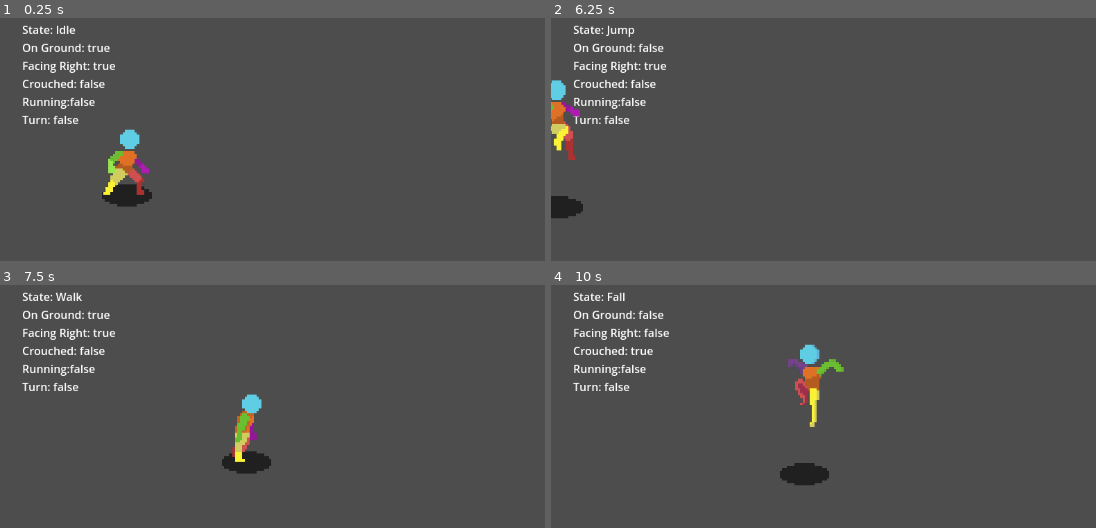
Above: before the commit, frames 1-4 (two rows, left to right).
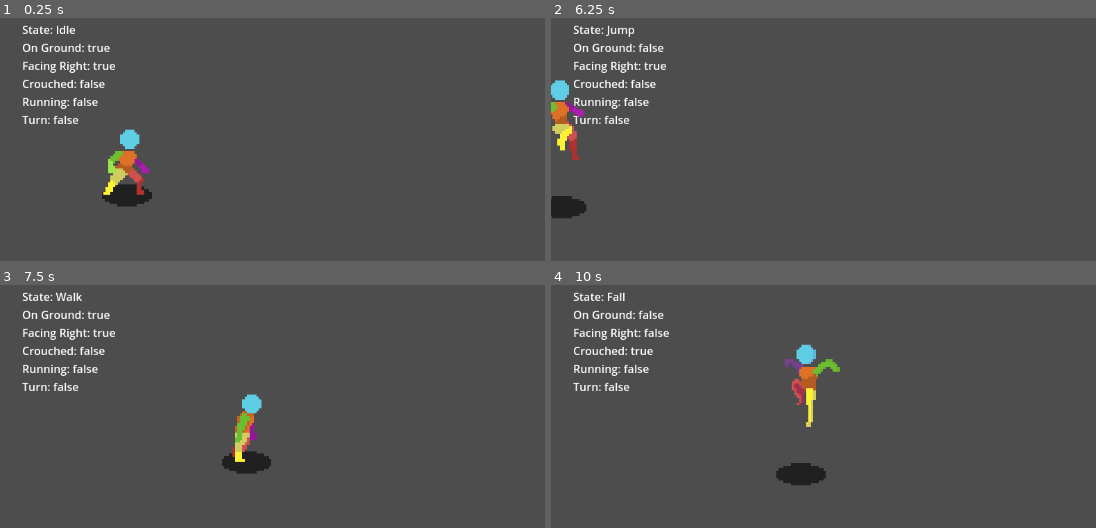
Above: after the commit, the same moments.

Repository: SebiB24/ComplexCharacter
Game: Godot game, scene res://scenes/world.tscn
Same seed, same stepped clock (60 frames per second), same inputs: the game is played once before the commit and once after it.
Inputs:
- Up to frame 1 (0.25 s): no input
- Up to frame 2 (6.25 s): hold Right (move_right) 0.53-1.28 s; hold Ctrl (crouch) 0.53-1.28 s; tap Space (jump) at 0.77, 1.52, 3.02, 3.77, 4.52, 6.02 s; tap Shift (run) at 0.8, 1.35, 2.3, 2.85, 3.8, 4.35, 5.3, 5.85 s; hold Down (move_down) 1.28-2.03 s; tap Ctrl (crouch) every 1.5 s from 1.55 to 6.05 s; hold Right (move_right) 2.03-2.78 s; hold Ctrl (crouch) 2.03-2.78 s; hold Up (move_up) 2.78-3.53 s; hold Ctrl (crouch) 3.53-4.28 s; hold Left (move_left) 3.53-5.03 s; hold Down (move_down) 5.03-5.78 s; hold Ctrl (crouch) 5.03-5.78 s; hold Right (move_right) from 5.78 s (still down)
- Up to frame 3 (7.5 s): release Right (move_right) at 6.53 s; hold Up (move_up) 6.53-7.28 s; hold Ctrl (crouch) 6.53-7.28 s; tap Space (jump) at 6.77 s; tap Shift (run) at 6.8, 7.35 s; hold Right (move_right) from 7.28 s (still down)
- Up to frame 4 (10 s): tap Space (jump) at 7.52, 9.02, 9.77 s; tap Ctrl (crouch) at 7.55, 9.05 s; release Right (move_right) at 8.03 s; hold Down (move_down) 8.03-8.78 s; hold Ctrl (crouch) 8.03-8.78 s; tap Shift (run) at 8.3, 8.85, 9.8 s; hold Left (move_left) 8.78-9.53 s; hold Up (move_up) from 9.53 s (still down); hold Ctrl (crouch) from 9.53 s (still down)

The runs differ from the first frame. In frame 1, 0.1% of the frame differs, in the area x 12-18%, y 32-37%; in frame 2, 0.8%; in frame 3, 0.1%; in frame 4, 1.1%, in the area x 12-54%, y 24-83%.

Commit message:
commit - fixed idle jump bugs + added land animation

Diff:
--- a/scenes/knight.tscn
+++ b/scenes/knight.tscn
@@ -7,6 +7,7 @@
 [ext_resource type="Texture2D" uid="uid://cv5im58up0o5f" path="res://resources/2D-Pixel-Art-Character-Template/Jump/player new jump 48x48.png" id="6_oi1vv"]
 [ext_resource type="Texture2D" uid="uid://cyjmrmccjwauu" path="res://resources/2D-Pixel-Art-Character-Template/Idle/Player Idle 48x48.png" id="7_oi1vv"]
 [ext_resource type="Texture2D" uid="uid://dgjn64e5u4i6v" path="res://resources/2D-Pixel-Art-Character-Template/Run/player run 48x48.png" id="8_06ia3"]
+[ext_resource type="Texture2D" uid="uid://ifd2e87kycsv" path="res://resources/2D-Pixel-Art-Character-Template/Land/player land 48x48.png" id="8_8a0iq"]
 [ext_resource type="Script" uid="uid://daob63vd7ua0l" path="res://scripts/state_machine.gd" id="8_14u3r"]
 [ext_resource type="Texture2D" uid="uid://c66a4gictskll" path="res://resources/2D-Pixel-Art-Character-Template/Jump/player jump 48x48.png" id="8_oi1vv"]
 [ext_resource type="Script" uid="uid://c31c5cop6ph2p" path="res://scripts/state_idle.gd" id="9_3cm67"]
@@ -165,6 +166,42 @@
 atlas = ExtResource("8_oi1vv")
 region = Rect2(96, 0, 48, 48)
 
+[sub_resource type="AtlasTexture" id="AtlasTexture_lggch"]
+atlas = ExtResource("8_8a0iq")
+region = Rect2(0, 0, 48, 48)
+
+[sub_resource type="AtlasTexture" id="AtlasTexture_ae5sr"]
+atlas = ExtResource("8_8a0iq")
+region = Rect2(48, 0, 48, 48)
+
+[sub_resource type="AtlasTexture" id="AtlasTexture_6i3r5"]
+atlas = ExtResource("8_8a0iq")
+region = Rect2(96, 0, 48, 48)
+
+[sub_resource type="AtlasTexture" id="AtlasTexture_i08ck"]
+atlas = ExtResource("8_8a0iq")
+region = Rect2(144, 0, 48, 48)
+
+[sub_resource type="AtlasTexture" id="AtlasTexture_knobe"]
+atlas = ExtResource("8_8a0iq")
+region = Rect2(192, 0, 48, 48)
+
+[sub_resource type="AtlasTexture" id="AtlasTexture_7k6jn"]
+atlas = ExtResource("8_8a0iq")
+region = Rect2(240, 0, 48, 48)
+
+[sub_resource type="AtlasTexture" id="AtlasTexture_jj1td"]
+atlas = ExtResource("8_8a0iq")
+region = Rect2(288, 0, 48, 48)
+
+[sub_resource type="AtlasTexture" id="AtlasTexture_eago5"]
+atlas = ExtResource("8_8a0iq")
+region = Rect2(336, 0, 48, 48)
+
+[sub_resource type="AtlasTexture" id="AtlasTexture_3k8vo"]
+atlas = ExtResource("8_8a0iq")
+region = Rect2(384, 0, 48, 48)
+
 [sub_resource type="AtlasTexture" id="AtlasTexture_reytu"]
 atlas = ExtResource("8_06ia3")
 region = Rect2(0, 0, 48, 48)
@@ -362,6 +399,38 @@
 }],
 "loop": false,
 "name": &"Jump",
+"speed": 10.0
+}, {
+"frames": [{
+"duration": 1.0,
+"texture": SubResource("AtlasTexture_lggch")
+}, {
+"duration": 1.0,
+"texture": SubResource("AtlasTexture_ae5sr")
+}, {
+"duration": 1.0,
+"texture": SubResource("AtlasTexture_6i3r5")
+}, {
+"duration": 1.0,
+"texture": SubResource("AtlasTexture_i08ck")
+}, {
+"duration": 1.0,
+"texture": SubResource("AtlasTexture_knobe")
+}, {
+"duration": 1.0,
+"texture": SubResource("AtlasTexture_7k6jn")
+}, {
+"duration": 1.0,
+"texture": SubResource("AtlasTexture_jj1td")
+}, {
+"duration": 1.0,
+"texture": SubResource("AtlasTexture_eago5")
+}, {
+"duration": 1.0,
+"texture": SubResource("AtlasTexture_3k8vo")
+}],
+"loop": false,
+"name": &"Land",
 "speed": 10.0
 }, {
 "frames": [{
@@ -433,7 +502,9 @@
 texture_filter = 1
 position = Vector2(0.165, 1.225)
 sprite_frames = SubResource("SpriteFrames_8pn50")
-animation = &"Idle"
+animation = &"Land"
+frame = 8
+frame_progress = 1.0
 
 [node name="StateMachine" type="Node" parent="." index="3" node_paths=PackedStringArray("initial_state")]
 script = ExtResource("8_14u3r")
--- a/scripts/label.gd
+++ b/scripts/label.gd
@@ -15,5 +15,5 @@
 	text += "\nOn Ground: " + str(player.is_on_ground)
 	text += "\nFacing Right: " + str(player.facing_right)
 	text += "\nCrouched: " + str(player.is_crouched)
-	text += "\nRunning:" + str(player.is_running)
+	text += "\nRunning: " + str(player.is_running)
 	text += '\nTurn: ' + str(player.turn)
--- a/scripts/move_state.gd
+++ b/scripts/move_state.gd
@@ -1,8 +1,6 @@
 class_name MoveState extends PlayerState
 
-func _physics_update(delta: float) -> void:
-    player.velocity = player.direction * player.speed
-
+func check_facing_direction() -> void:
     player.turn = false
     var was_facing_right = player.facing_right
     if player.direction.x > 0:
@@ -14,6 +12,11 @@
             player.turn = true
         player.facing_right = false
 
+func _physics_update(delta: float) -> void:
+    player.velocity = player.direction * player.speed
+
+    check_facing_direction()
+
     sprite.flip_h = not player.facing_right
 
     player.direction = player.input_direction.normalized()
--- a/scripts/state_idle.gd
+++ b/scripts/state_idle.gd
@@ -1,8 +1,12 @@
 class_name StateIdle extends PlayerState
 
-func enter(state: State) -> void:
+func enter(pState: State) -> void:
 	player.velocity = Vector2.ZERO
-	sprite.play("Idle")
+	player.direction = Vector2.ZERO
+	if pState && pState.name == "Fall":
+		sprite.play("Land")
+	else:
+		sprite.play("Idle")
 	if player.facing_right:
 		sprite.flip_h = false
 	else:
@@ -13,5 +17,13 @@
 	if player.input_direction != Vector2.ZERO:
 		transitioned.emit(self, "Walk")
 		return
+	if(!player.is_on_ground):
+		transitioned.emit(self, "Jump")
+		return
 	if player.is_crouched:
 		transitioned.emit(self, "Crouch")
+		return
+
+	if sprite.is_playing() || sprite.animation == "Fall":
+		return
+	sprite.play("Idle")
Not shown, changed: TODO.txt
Not shown: 1 places in scenes/knight.tscn that only renumber resources
